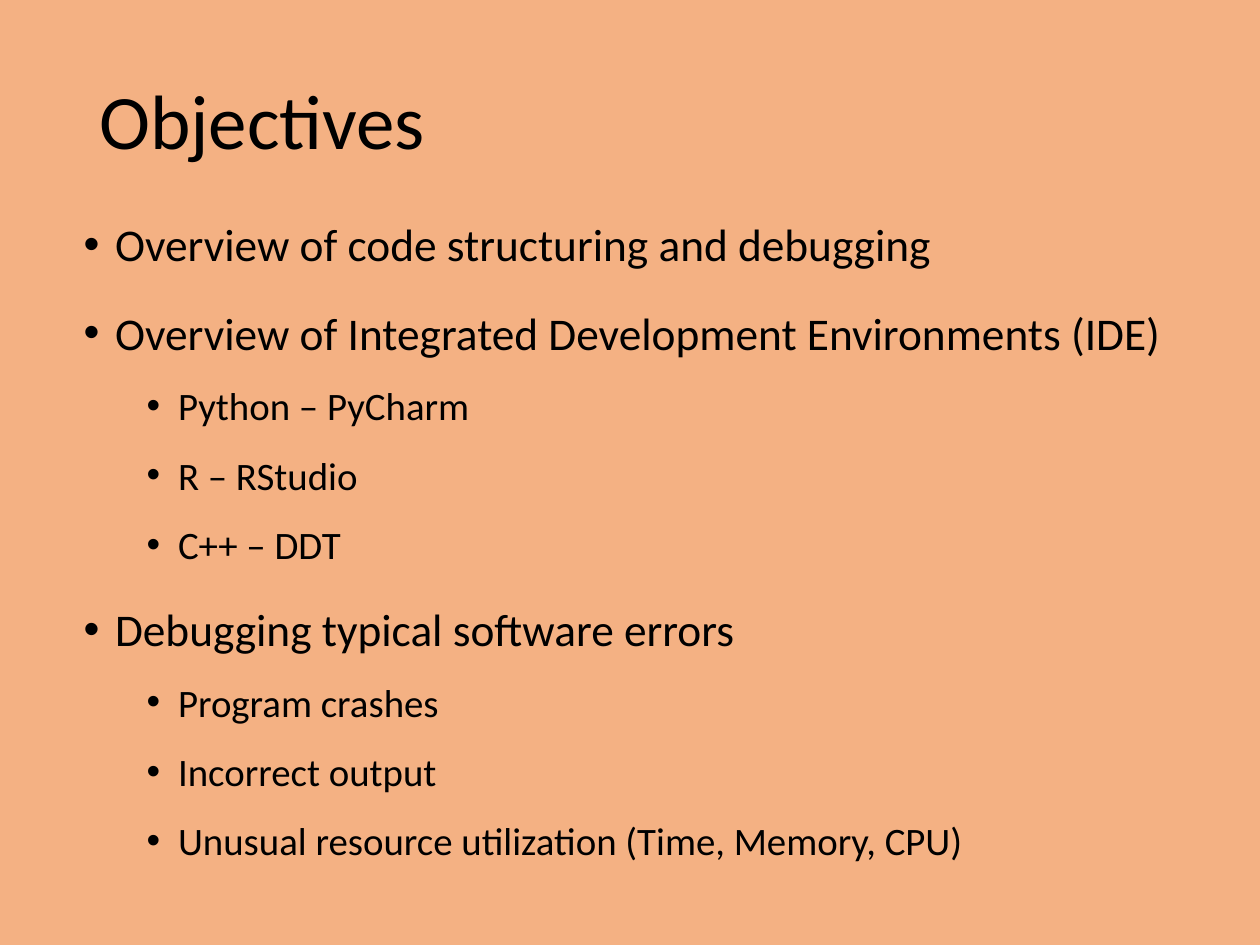
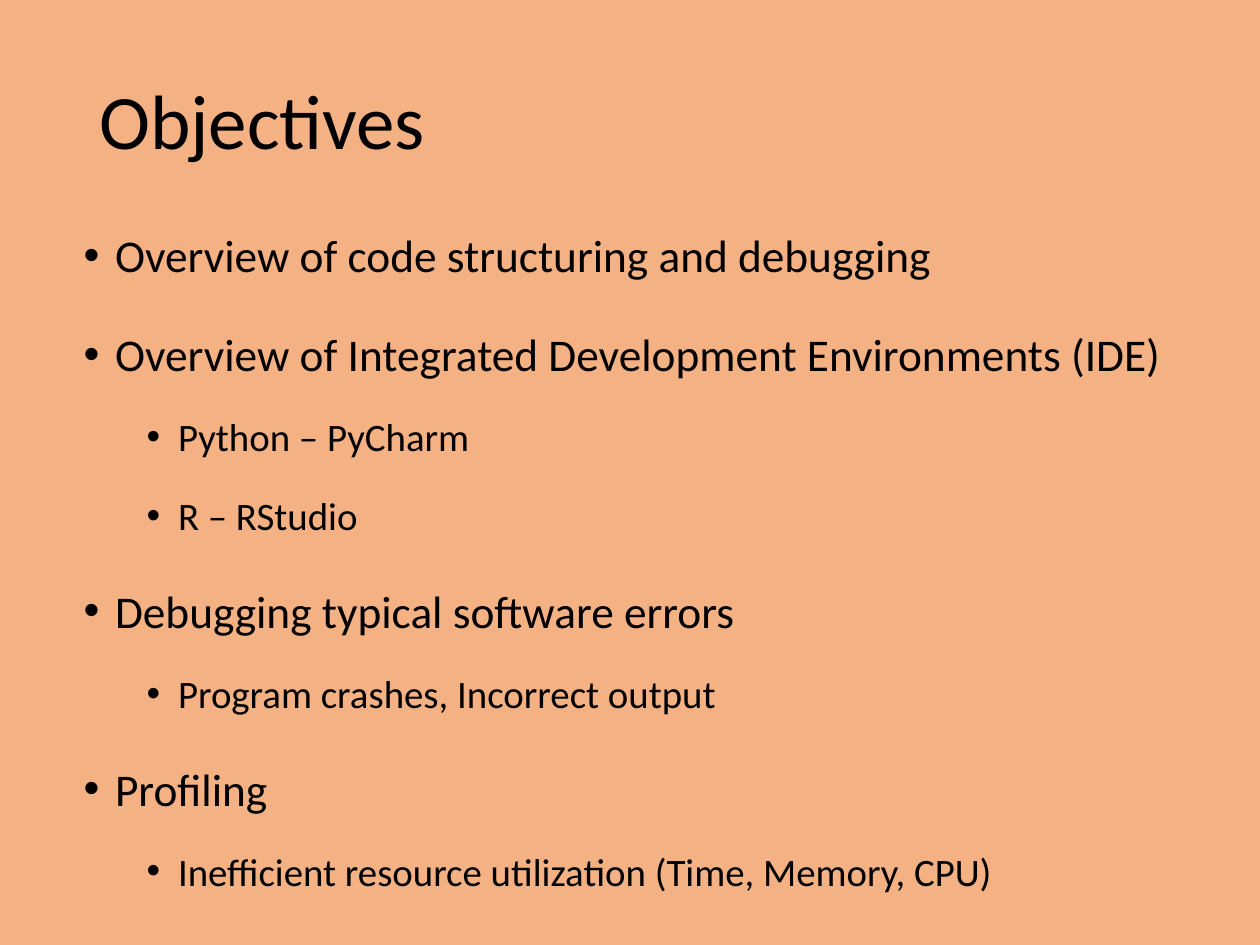
Before and after one commit to PrincetonUniversity/intro_debugging, a slide deck: slide 2 of 01_overview/Introduction_To_Debugging.pptx. Drawn at 1260x945 pixels with LibreOffice and Linux fonts; fonts in the diff are those of the drawing. Boxes give left, top, right and bottom in pixels: in the first picture for what was removed or moved away, otherwise in the second. Text is boxed around its words. In the diff, an @@ line names an element or a change of style, - is before the commit and + after.

Commit message:
Made edits to the python profile examples.

```diff
--- a/01_overview/Introduction_To_Debugging.pptx
+++ b/01_overview/Introduction_To_Debugging.pptx
@@ text at (115,240,1160,636): line spacing 1.3 to 1.5 @@
@@ text at (178,533,341,560): paragraph removed @@
-  • C++ – DDT
@@ text at (115,681,991,893): text changed @@
-  • Program crashes
-  • Incorrect output
-  • Unusual resource utilization (Time, Memory, CPU)
+  • Program crashes, Incorrect output
+• Profiling
+  • Inefficient resource utilization (Time, Memory, CPU)
```
Also in this commit, not shown: 7 other slides changed, 6 slides added, 4 other files.
